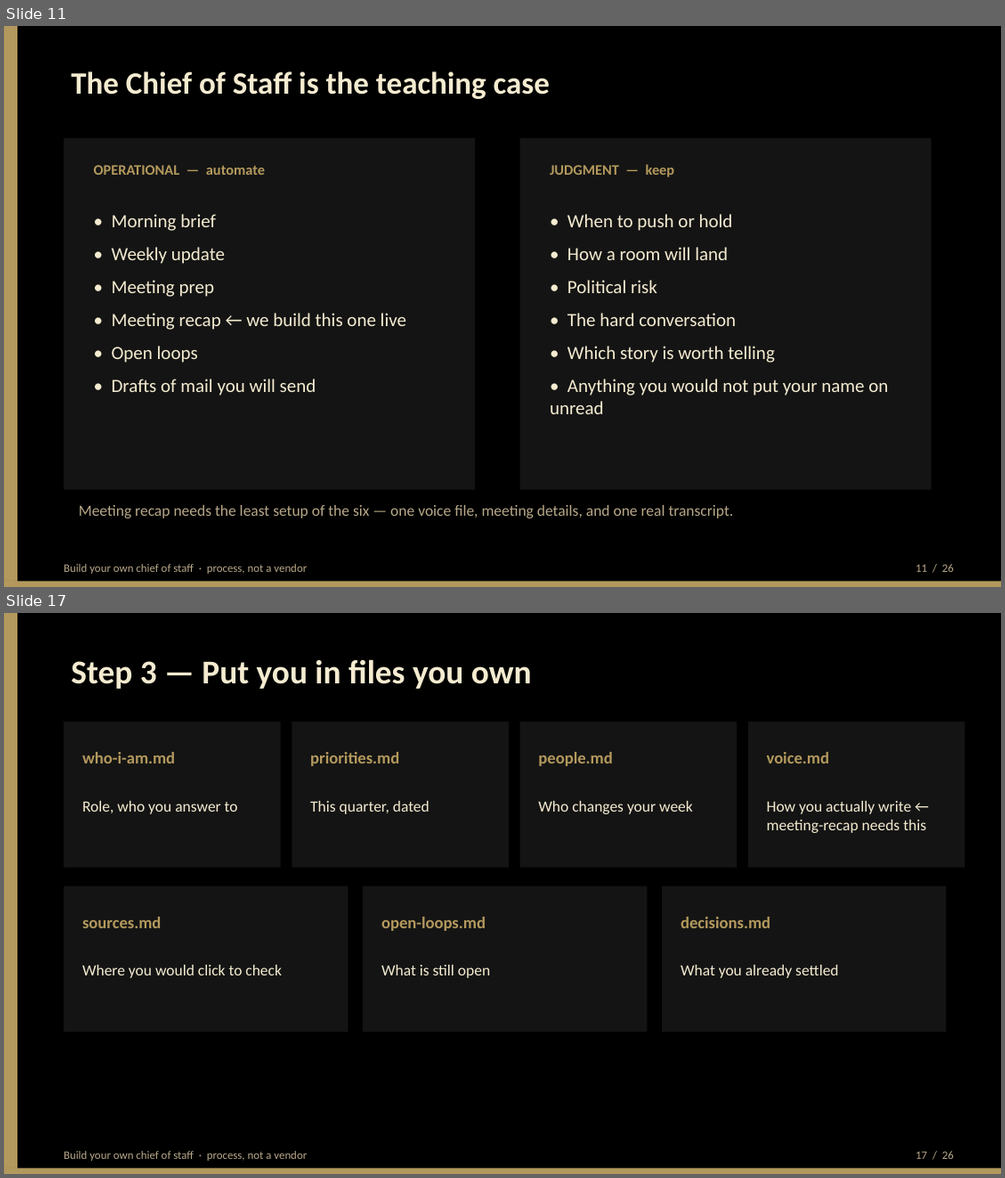
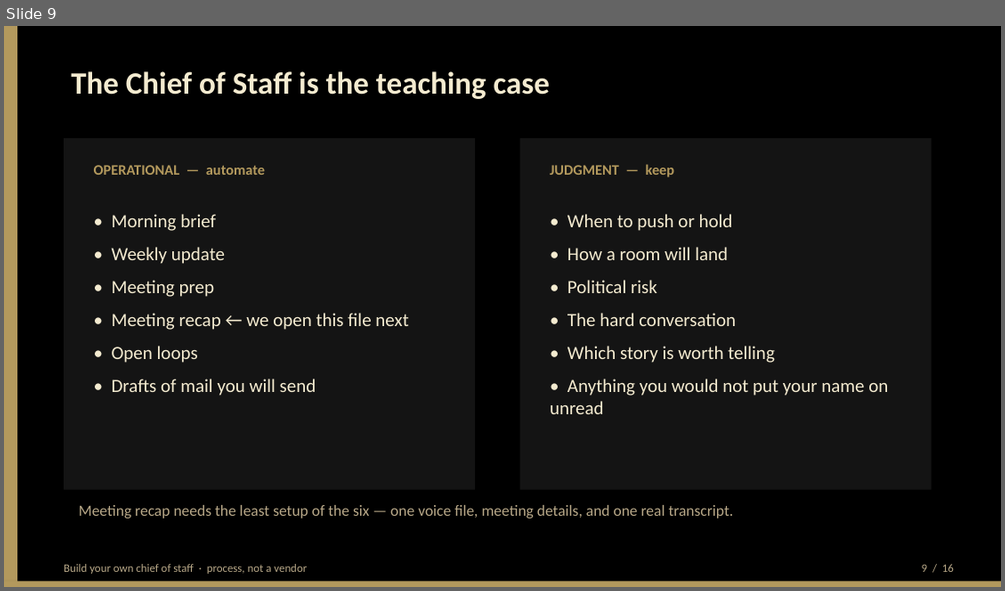
Before and after one commit to BittahCriminal/build-your-own-chief-of-staff, a slide deck: slides/building-your-own-chief-of-staff.pptx. Shown one above the other, each under a label of ours: slides 11 and 17 before the commit, slide 9 after it; the slides between them are not shown. The pictures are 1005x1178 and 1005x591 pixels, drawn with LibreOffice and Linux fonts; fonts in the diff are those of the drawing. Boxes give left, top, right and bottom in pixels: in the first picture for what was removed or moved away, otherwise in the second. Text is boxed around its words. In the diff, an @@ line names an element or a change of style, - is before the commit and + after.

Commit message:
Cut the 30-minute deck so the talk leaves slides for GitHub.
Twenty-six slides left no time to open the kit; the method already lives in the markdown.

```diff
--- a/slides/building-your-own-chief-of-staff.pptx
+++ b/slides/building-your-own-chief-of-staff.pptx
@@ slide 17 removed at <box>4,613,1001,1174</box>, background #FFFFFF @@
@@ rectangle removed at <box>4,613,1001,1174</box> @@
@@ rectangle removed at <box>4,613,17,1174</box> @@
@@ text removed at <box>71,659,532,689</box> @@
-Step 3 — Put you in files you own
@@ rectangle removed at <box>64,722,281,868</box> @@
@@ rectangle removed at <box>291,722,509,868</box> @@
@@ rectangle removed at <box>520,722,736,868</box> @@
@@ rectangle removed at <box>748,722,965,868</box> @@
@@ text removed at <box>82,752,175,763</box> @@
-who-i-am.md
@@ text removed at <box>310,752,399,766</box> @@
-priorities.md
@@ text removed at <box>538,752,612,766</box> @@
-people.md
@@ text removed at <box>767,752,829,763</box> @@
-voice.md
@@ text removed at <box>82,801,238,814</box> @@
-Role, who you answer to
@@ text removed at <box>310,801,429,814</box> @@
-This quarter, dated
@@ text removed at <box>538,801,693,814</box> @@
-Who changes your week
@@ text removed at <box>767,801,926,833</box> @@
-How you actually write ← meeting-recap needs this
@@ rectangle removed at <box>64,886,348,1032</box> @@
@@ rectangle removed at <box>363,886,647,1032</box> @@
@@ rectangle removed at <box>662,886,947,1032</box> @@
@@ text removed at <box>82,916,161,928</box> @@
-sources.md
@@ text removed at <box>381,916,485,931</box> @@
-open-loops.md
@@ text removed at <box>680,916,770,928</box> @@
-decisions.md
@@ text removed at <box>82,965,282,978</box> @@
-Where you would click to check
@@ text removed at <box>381,965,490,978</box> @@
-What is still open
@@ text removed at <box>680,965,838,978</box> @@
-What you already settled
@@ rectangle removed at <box>4,1167,1001,1174</box> @@
@@ text removed at <box>64,1151,307,1160</box> @@
-Build your own chief of staff · process, not a vendor
@@ text removed at <box>915,1151,954,1159</box> @@
-17 / 26
@@ what was slide 11 is now slide 9 @@
@@ slide 9 changed as well @@
@@ text at <box>112,313,408,329</box>: text changed @@
-• Meeting recap ← we build this one live
+• Meeting recap ← we open this file next
@@ text at <box>922,564,954,572</box>: text changed @@
-11 / 26
+9 / 16
```
Also in this commit, not shown: 14 other slides changed, 1 slide added, 10 other slides removed, 4 other files.
